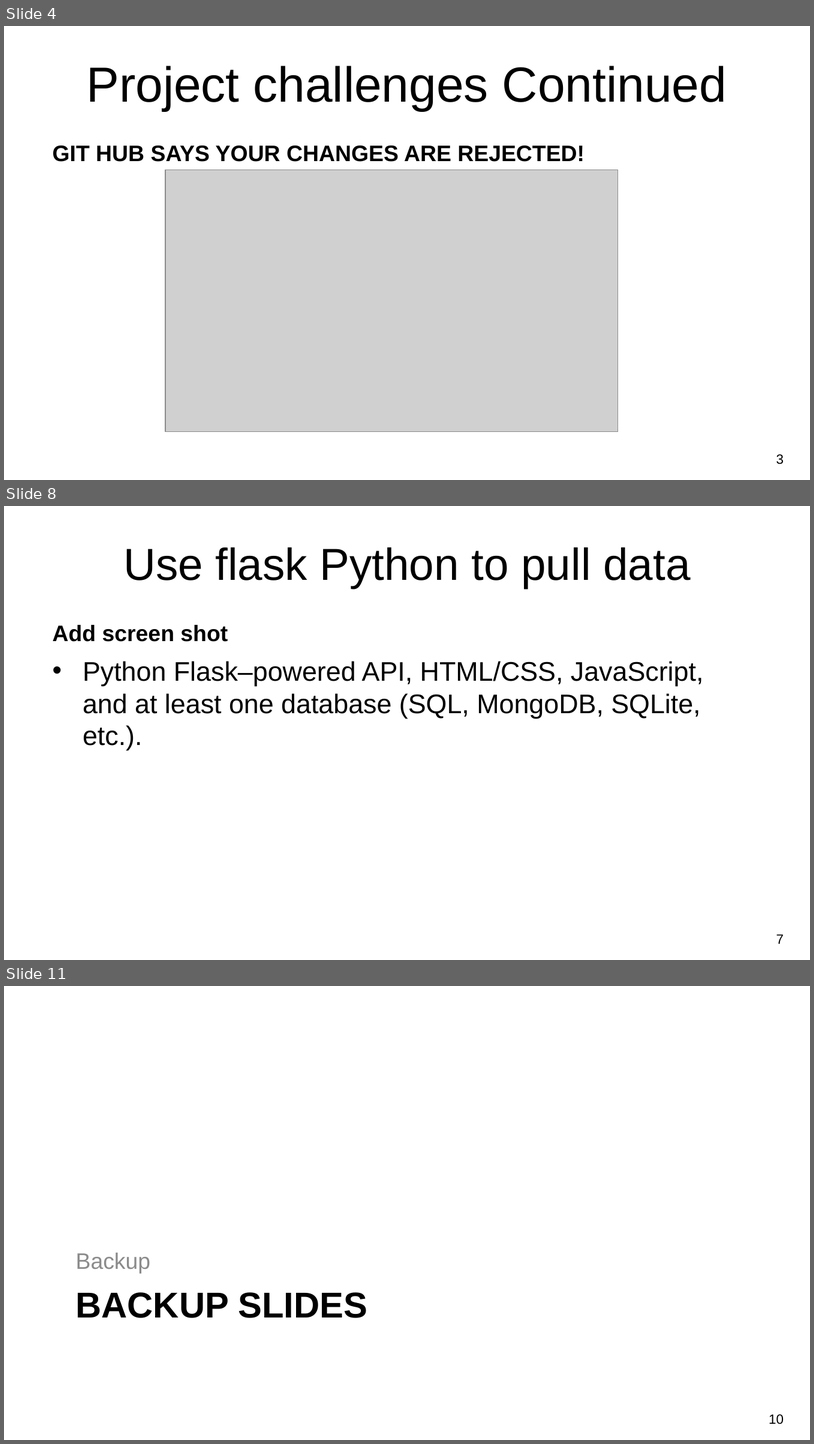
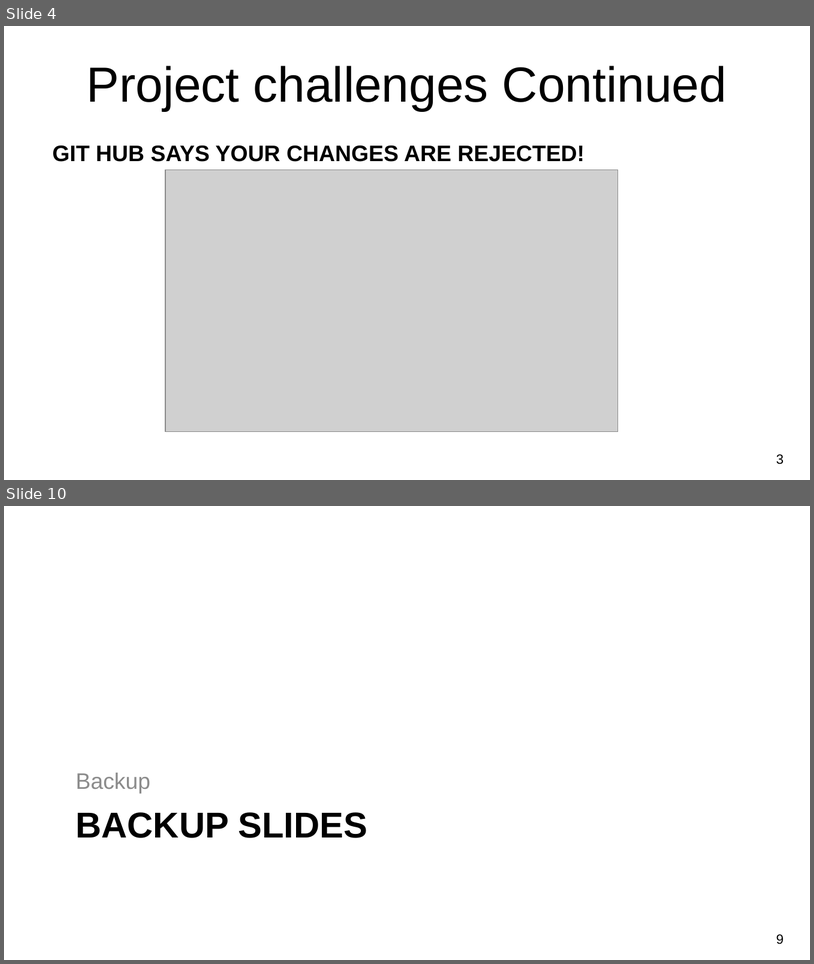
Before and after one commit to owenmeyer3/job-search-challenge, a slide deck: NU-Project2_Jobs Analysis.pptx. Shown one above the other, each under a label of ours: slides 4, 8 and 11 before the commit, slides 4 and 10 after it; the slides between them are not shown. The pictures are 814x1444 and 814x964 pixels, drawn with LibreOffice and Linux fonts; fonts in the diff are those of the drawing; grey boxes stand for pictures; background and template pictures are left out. Boxes give left, top, right and bottom in pixels: in the first picture for what was removed or moved away, otherwise in the second. Text is boxed around its words. In the diff, an @@ line names an element or a change of style, - is before the commit and + after.

```diff
--- a/NU-Project2_Jobs Analysis.pptx
+++ b/NU-Project2_Jobs Analysis.pptx
@@ slide 8 removed at bbox=[4, 506, 810, 960], background picture (left out) @@
@@ title removed at bbox=[123, 547, 690, 588] @@
-Use flask Python to pull data
@@ text removed at bbox=[53, 625, 228, 642] @@
-Add screen shot
@@ text removed at bbox=[83, 661, 704, 750] @@
-• Python Flask–powered API, HTML/CSS, JavaScript, and at least one database (SQL, MongoDB, SQLite, etc.).
@@ page number removed at bbox=[777, 934, 784, 943] @@
-7
@@ what was slide 11 is now slide 10 @@
@@ page number at bbox=[777, 934, 784, 944]: text changed @@
-10
+9
```
Also in this commit, not shown: 3 slides changed, 4 slides added, 5 other slides removed.
